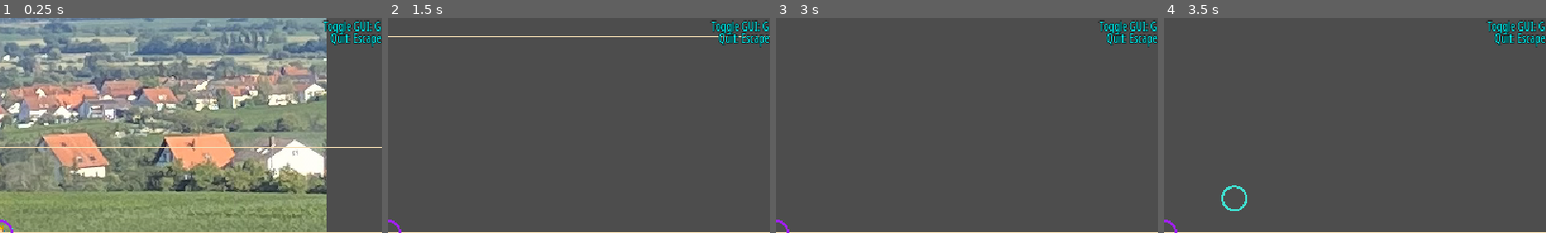
Above: before the commit, frames 1-4 (left to right).
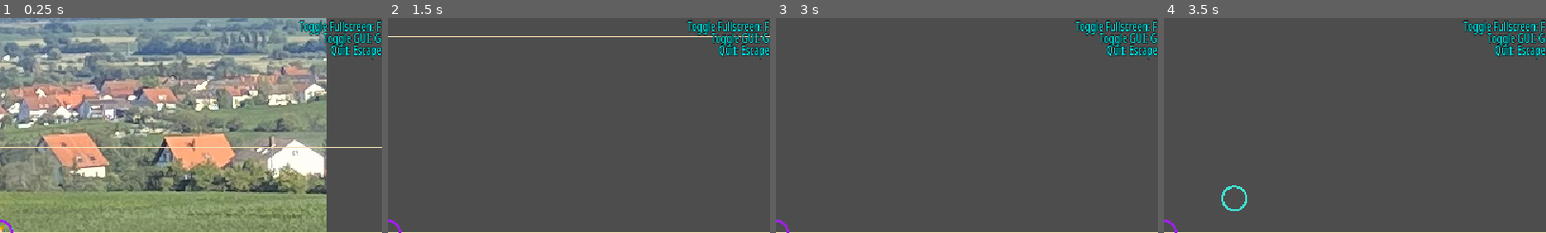
Above: after the commit, the same moments.

Repository: Toxe/godot-pixel-style
Game: Godot game, scene res://scenes/main.tscn
Same seed, same stepped clock (60 frames per second), same inputs: the game is played once before the commit and once after it.
Inputs (mouse positions are % of the whole screen's width and height, from its top left):
- Up to frame 1 (0.25 s): no input
- Up to frame 2 (1.5 s): tap Enter at 0.5 s; move the mouse to (72, 45) at 0.52 s; hold Right (ui_right) 0.53-1.28 s; hold G (toggle_gui) 0.53-1.28 s; click (72, 45) at 0.67 s; move the mouse to (30, 55) at 1.27 s; hold Down (ui_down) from 1.28 s (still down); tap G (toggle_gui) at 1.35 s
- Up to frame 3 (3 s): move the mouse to (60, 28) at 2.02 s; release Down (ui_down) at 2.03 s; hold Right (ui_right) 2.03-2.78 s; hold G (toggle_gui) 2.03-2.78 s; move the mouse to (45, 70) at 2.77 s; hold Up (ui_up) from 2.78 s (still down); tap G (toggle_gui) at 2.85 s; click (45, 70) at 2.92 s
- Up to frame 4 (3.5 s): keep holding Up (ui_up)
The pictures show only the part of the screen within x 50-100%, y 0-50%; the shares and areas given below are measured in that part.

The runs differ from the first frame. In frame 1, 1.9% of the frame differs, in the area x 78-100%, y 0-20%; in frame 2, 1.9%; in frame 3, 1.9%; in frame 4, 1.9%.

Commit message:
Add F hotkey to toggle Fullscreen mode

Diff:
--- a/PixelStyle/project.godot
+++ b/PixelStyle/project.godot
@@ -45,6 +45,11 @@
 "events": [Object(InputEventKey,"resource_local_to_scene":false,"resource_name":"","device":-1,"window_id":0,"alt_press …(195 unchanged characters)…
 ]
 }
+toggle_fullscreen={
+"deadzone": 0.2,
+"events": [Object(InputEventKey,"resource_local_to_scene":false,"resource_name":"","device":-1,"window_id":0,"alt_pressed":false,"shift_pressed":false,"ctrl_pressed":false,"meta_pressed":false,"pressed":false,"keycode":0,"physical_keycode":70,"key_label":0,"unicode":102,"location":0,"echo":false,"script":null)
+]
+}
 
 [rendering]
 
--- a/PixelStyle/scenes/gui.gd
+++ b/PixelStyle/scenes/gui.gd
@@ -26,7 +26,12 @@
 
 
 func _unhandled_key_input(event: InputEvent) -> void:
-    if event.is_action_pressed("toggle_gui"):
+    if event.is_action_pressed("toggle_fullscreen"):
+        if DisplayServer.window_get_mode() != DisplayServer.WindowMode.WINDOW_MODE_WINDOWED:
+            DisplayServer.window_set_mode(DisplayServer.WindowMode.WINDOW_MODE_WINDOWED)
+        else:
+            DisplayServer.window_set_mode(DisplayServer.WindowMode.WINDOW_MODE_FULLSCREEN)
+    elif event.is_action_pressed("toggle_gui"):
         visible = !visible
     elif event.is_action_pressed("quit"):
         get_tree().quit()
--- a/PixelStyle/scenes/gui.tscn
+++ b/PixelStyle/scenes/gui.tscn
@@ -68,6 +68,7 @@
 [node name="HotkeysLabel" type="Label" parent="HBoxContainer"]
 layout_mode = 2
 size_flags_vertical = 0
-text = "Toggle GUI: G
+text = "Toggle Fullscreen: F
+Toggle GUI: G
 Quit: Escape"
 horizontal_alignment = 2
